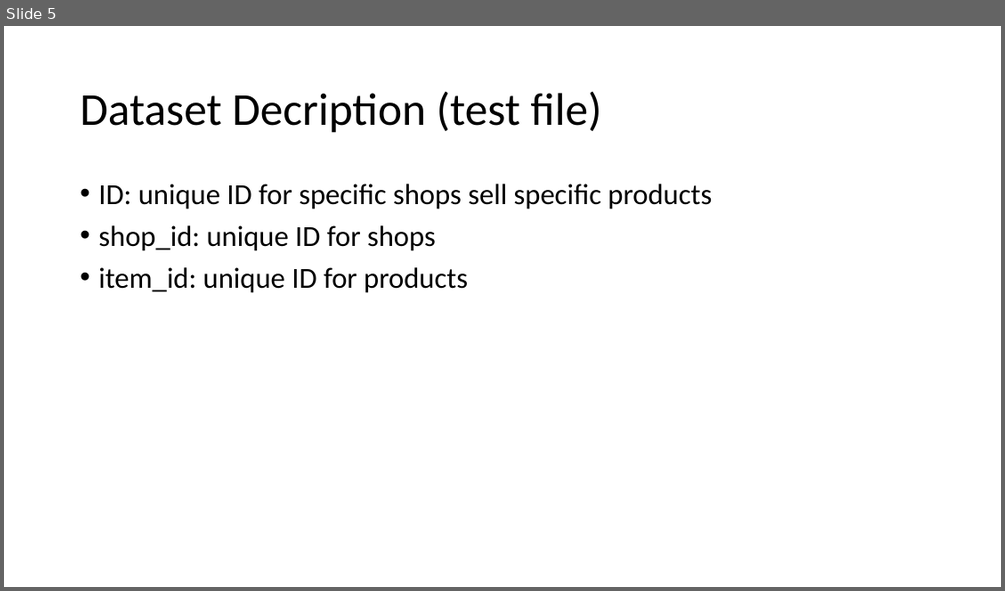
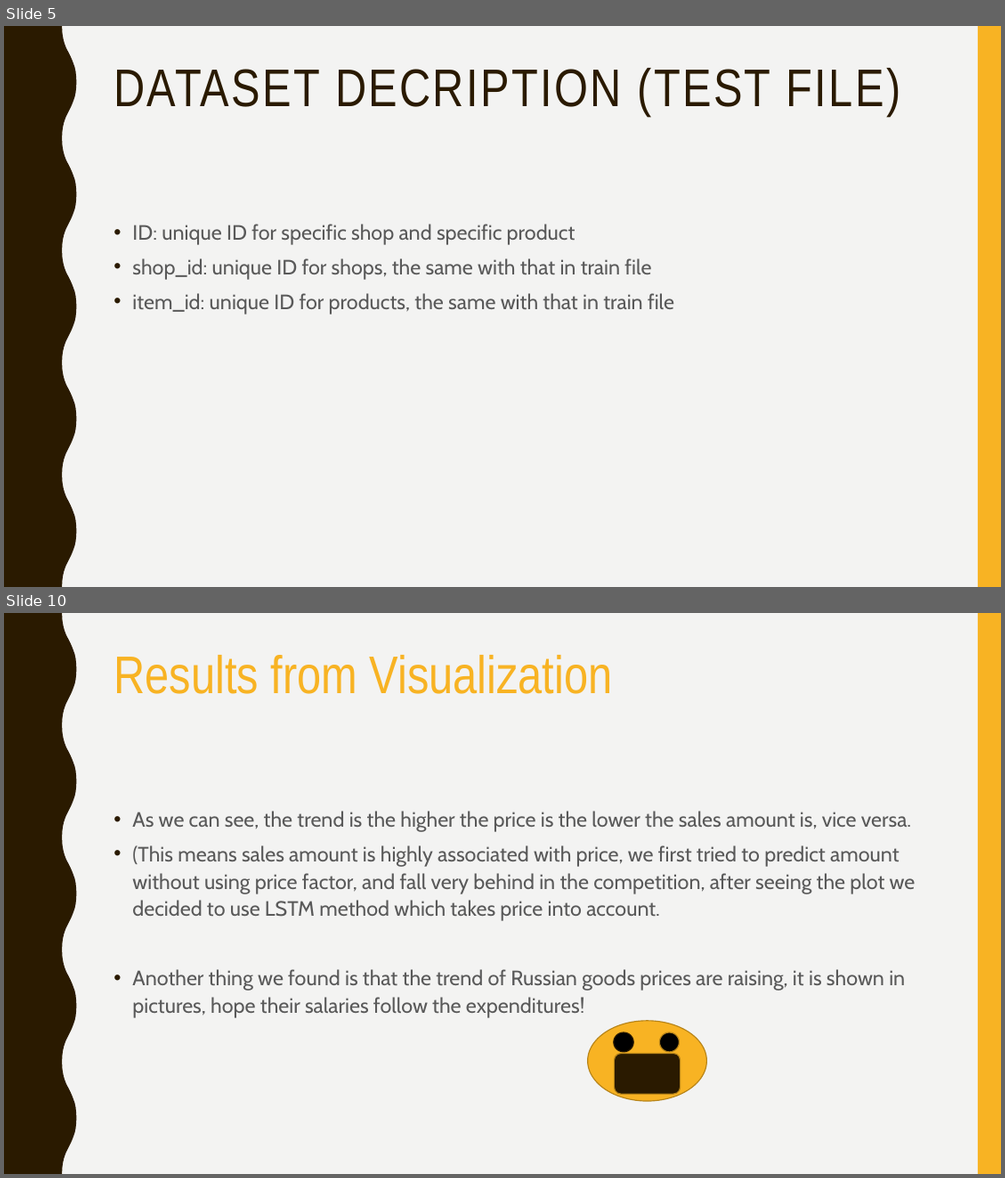
Before and after one commit to zex0023/Sale_Prediction, a slide deck: final_presentation.pptx. Shown one above the other, each under a label of ours: slide 5 before the commit, slides 5 and 10 after it; the slides between them are not shown. The pictures are 1005x591 and 1005x1178 pixels, drawn with LibreOffice and Linux fonts; fonts in the diff are those of the drawing. Boxes give left, top, right and bottom in pixels: in the first picture for what was removed or moved away, otherwise in the second. Text is boxed around its words. In the diff, an @@ line names an element or a change of style, - is before the commit and + after.

```diff
--- a/final_presentation.pptx
+++ b/final_presentation.pptx
@@ slide 10 added at (x1=4, y1=613, x2=1001, y2=1174), background #F3F3F2; not listed: 2 template elements that a slide beside it also shows @@
@@ title added at (x1=113, y1=655, x2=613, y2=694), 51 pt, text #F8B323 @@
+Results from Visualization
@@ text added at (x1=132, y1=811, x2=915, y2=1018), 20 pt, text #595959 @@
+• As we can see, the trend is the higher the price is the lower the sales amount is, vice versa.
+• (This means sales amount is highly associated with price, we first tried to predict amount without using price factor, and fall very behind in the competition, after seeing the plot we decided to use LSTM method which takes price into account.
+• Another thing we found is that the trend of Russian goods prices are raising, it is shown in pictures, hope their salaries follow the expenditures!
@@ ellipse added at (x1=588, y1=1021, x2=707, y2=1101), fill #F8B323, outline #B7841A 1 pt @@
@@ ellipse added at (x1=614, y1=1032, x2=633, y2=1052), fill #000000, outline #2A1A00 1 pt @@
@@ ellipse added at (x1=660, y1=1032, x2=680, y2=1052), fill #000000, outline #B7841A 1 pt @@
@@ rounded rectangle added at (x1=615, y1=1054, x2=680, y2=1094), fill #2A1A00, outline #B7841A 1 pt @@
@@ slide 5 changed as well @@
@@ background #FFFFFF to #F3F3F2 @@
@@ freeform shape added at (x1=4, y1=26, x2=77, y2=587), fill #2A1A00 @@
@@ rectangle added at (x1=978, y1=26, x2=1001, y2=587), fill #F8B323 @@
@@ title "DATASET DECRIPTION (TEST FILE)" at (x1=113, y1=68, x2=900, y2=116): vertical alignment middle to top @@
@@ title at (x1=113, y1=68, x2=900, y2=116): text changed; size 44 to 51 pt; font Calibri to Arial Narrow; text colour #000000 to #2A1A00 @@
-Dataset Decription (test file)
+DATASET DECRIPTION (TEST FILE)
@@ text at (x1=132, y1=224, x2=674, y2=314): text changed; size 28 to 20 pt; font Calibri to Cabin; text colour #000000 to #595959 @@
-• ID: unique ID for specific shops sell specific products
-• shop_id: unique ID for shops
-• item_id: unique ID for products
+• ID: unique ID for specific shop and specific product
+• shop_id: unique ID for shops, the same with that in train file
+• item_id: unique ID for products, the same with that in train file
```
Also in this commit, not shown: 5 other slides changed, 8 other slides added, 5 slides removed, 3 other files.
